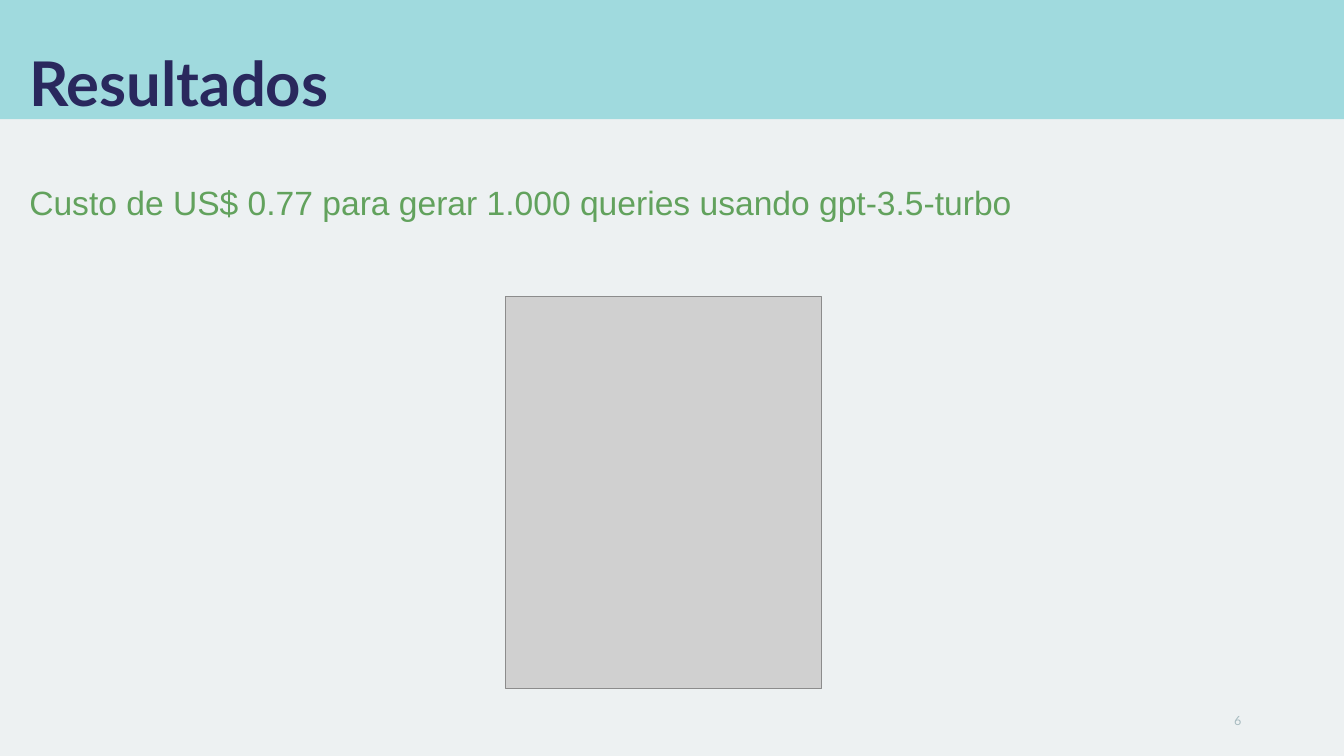
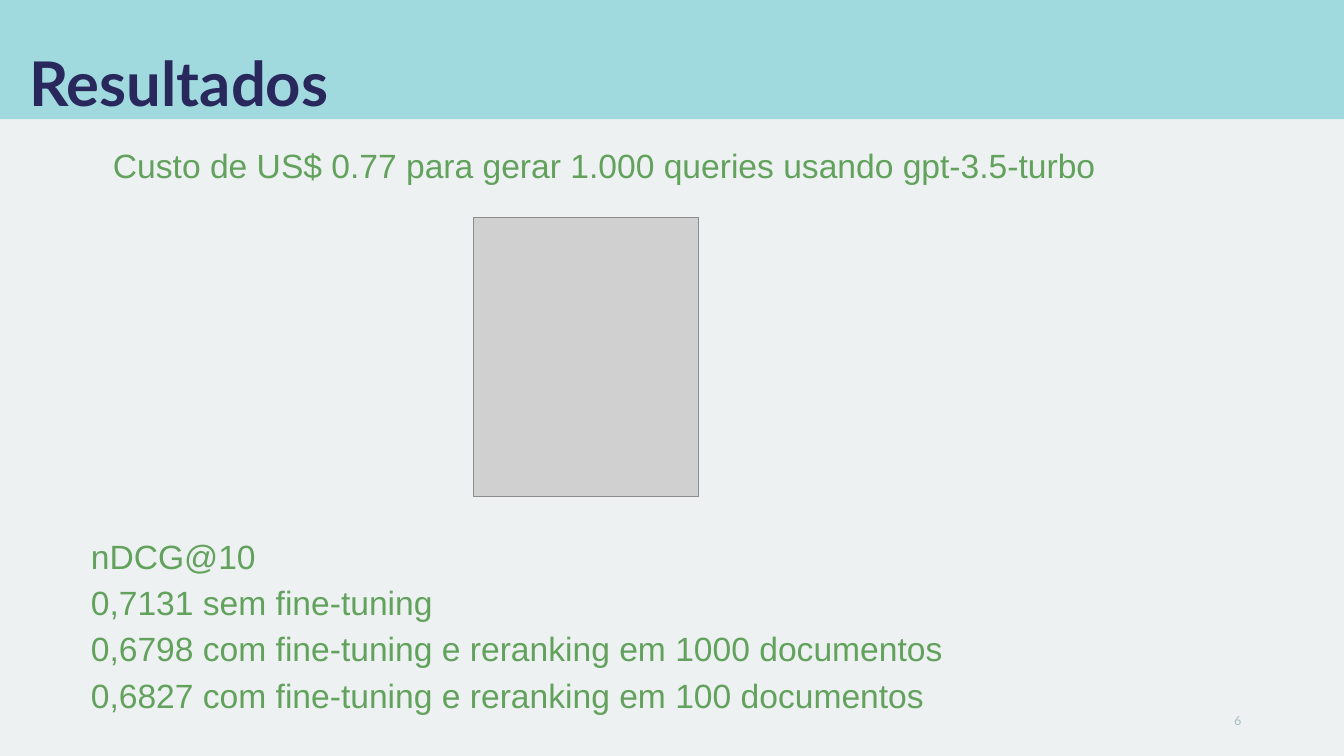
Before and after one commit to carisio/IA368-DD_deep_learning_busca, a slide deck: slide 6 of 8 - inpars/notebook/apresentacao_inpars.pptx. Drawn at 1344x756 pixels with LibreOffice and Linux fonts; fonts in the diff are those of the drawing; grey boxes stand for pictures. Boxes give left, top, right and bottom in pixels: in the first picture for what was removed or moved away, otherwise in the second. Text is boxed around its words. In the diff, an @@ line names an element or a change of style, - is before the commit and + after.

```diff
--- a/8 - inpars/notebook/apresentacao_inpars.pptx
+++ b/8 - inpars/notebook/apresentacao_inpars.pptx
@@ text "Custo de US$ 0.77 para ...": place and size @@
-text "Custo de US$ 0.77 para ..." at (29, 190, 1011, 222)
+text "Custo de US$ 0.77 para ..." at (113, 153, 1095, 185)
@@ picture: place and size @@
-picture at (506, 296, 823, 689)
+picture at (474, 218, 700, 497)
@@ text added at (91, 544, 942, 715), 24 pt, text #62A25D @@
+nDCG@10
+0,7131 sem fine-tuning
+0,6798 com fine-tuning e reranking em 1000 documentos
+0,6827 com fine-tuning e reranking em 100 documentos
```
Also in this commit, not shown: 3 other slides changed, 1 slide added, 3 other files.
